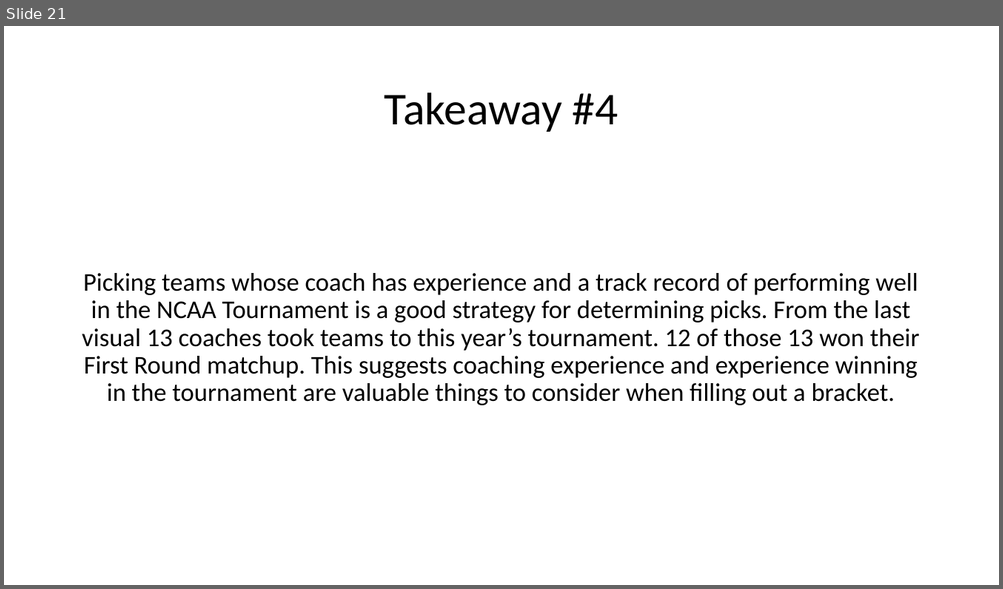
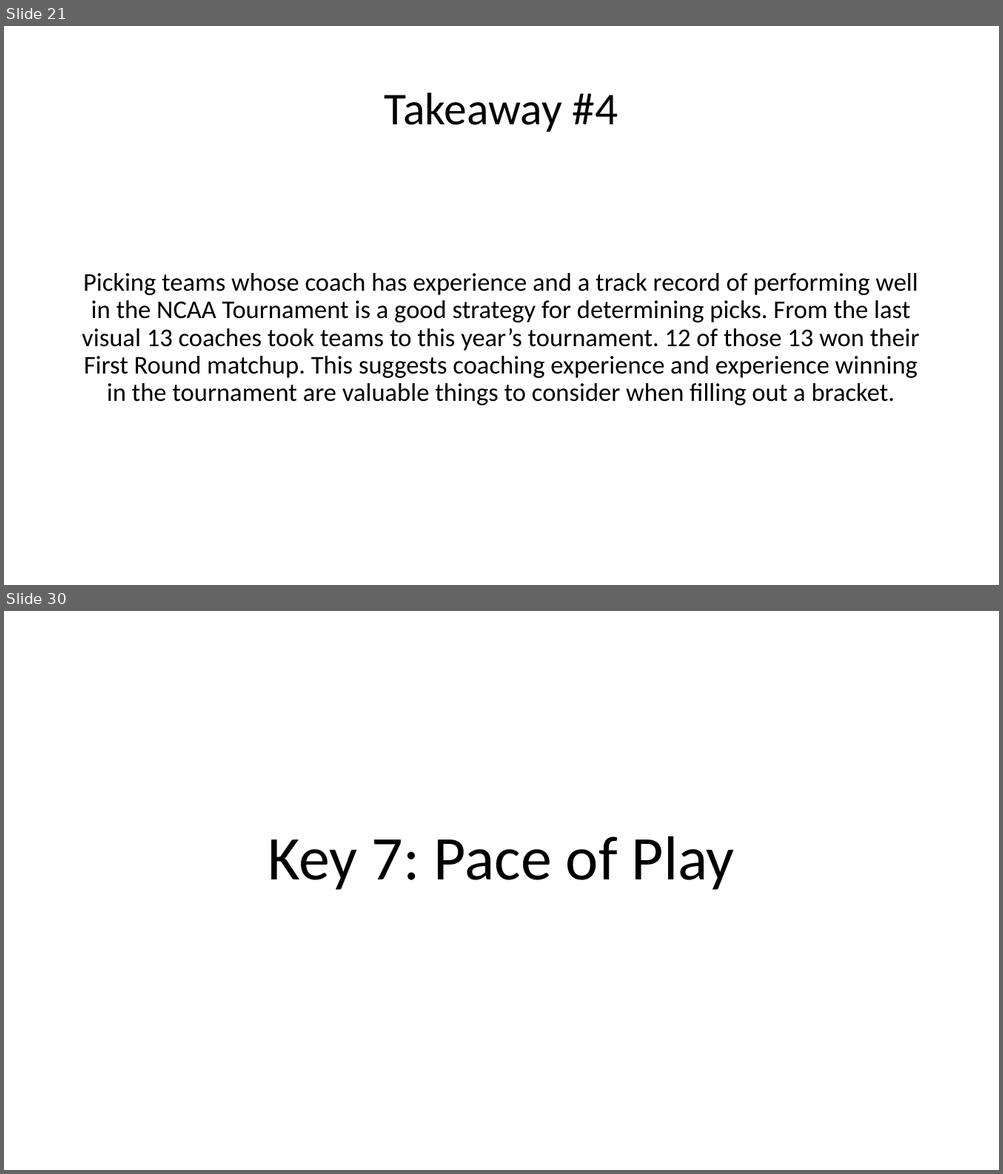
Before and after one commit to glawb45/march_madness_data_viz, a slide deck: MarchMadnessDataViz.pptx. Shown one above the other, each under a label of ours: slide 21 before the commit, slides 21 and 30 after it; the slides between them are not shown. The pictures are 1003x589 and 1003x1174 pixels, drawn with LibreOffice and Linux fonts; fonts in the diff are those of the drawing. Boxes give left, top, right and bottom in pixels: in the first picture for what was removed or moved away, otherwise in the second. Text is boxed around its words. In the diff, an @@ line names an element or a change of style, - is before the commit and + after.

```diff
--- a/MarchMadnessDataViz.pptx
+++ b/MarchMadnessDataViz.pptx
@@ slide 30 added at (4, 611, 999, 1170), background #FFFFFF @@
@@ title added at (268, 836, 734, 890), 60 pt, text #000000 @@
+Key 7: Pace of Play
```
Also in this commit, not shown: 11 other slides added.
